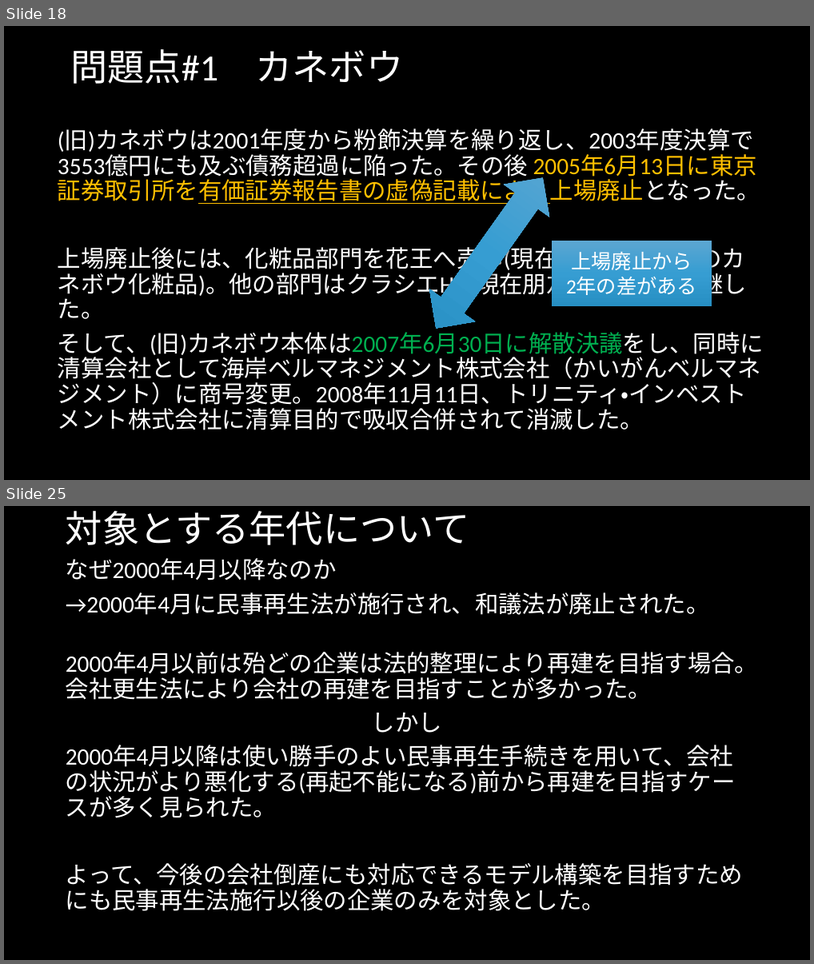
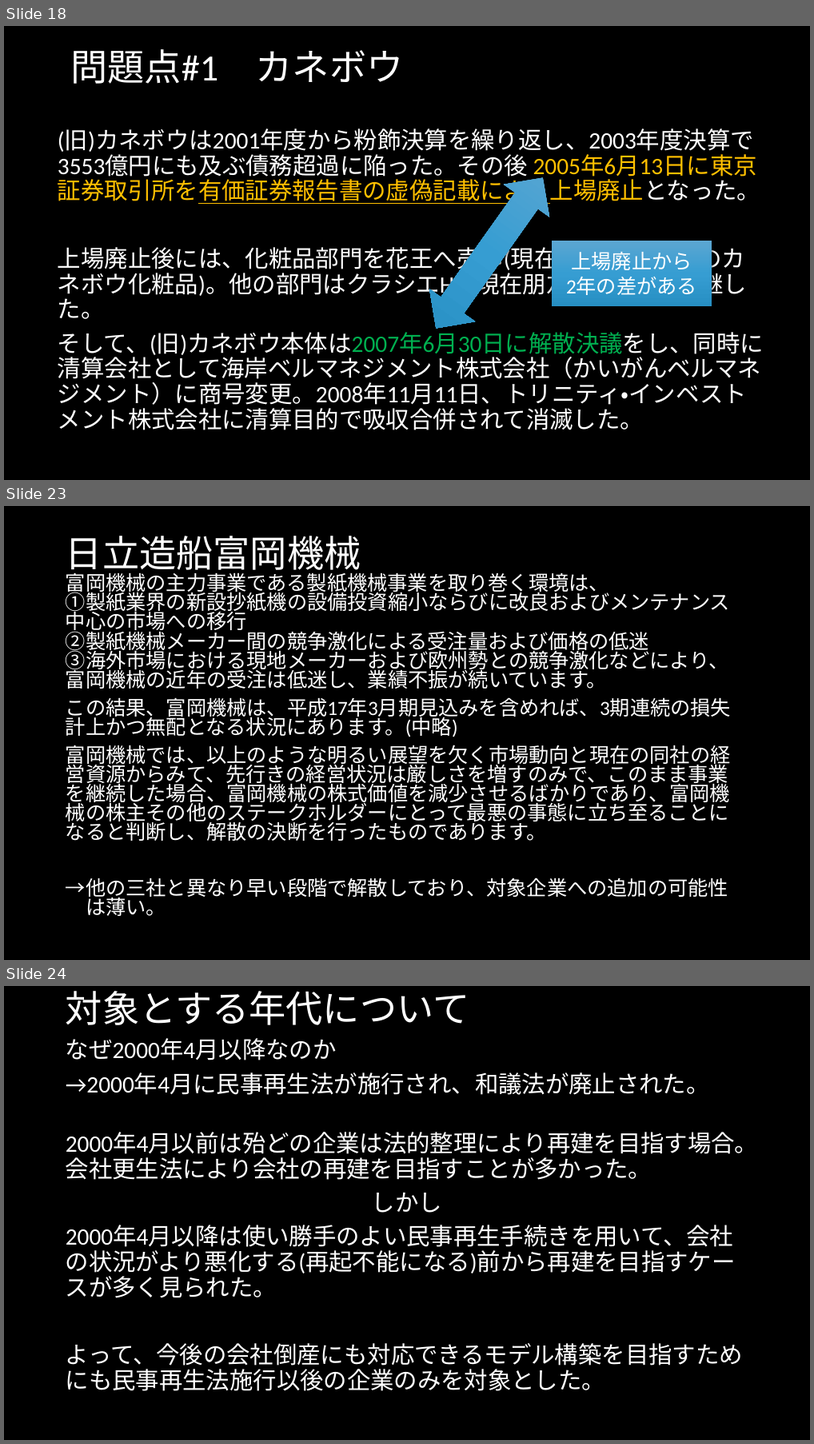
Before and after one commit to MAGA-Phantom/OperationSotsuron, a slide deck: 倒産の研究(仮).pptx. Shown one above the other, each under a label of ours: slides 18 and 25 before the commit, slides 18, 23 and 24 after it; the slides between them are not shown. The pictures are 814x964 and 814x1444 pixels, drawn with LibreOffice and Linux fonts; fonts in the diff are those of the drawing. Boxes give left, top, right and bottom in pixels: in the first picture for what was removed or moved away, otherwise in the second. Text is boxed around its words. In the diff, an @@ line names an element or a change of style, - is before the commit and + after.

```diff
--- a/倒産の研究(仮).pptx
+++ b/倒産の研究(仮).pptx
@@ slide 23 added at (4,506,810,960), background #000000 @@
@@ title added at (66,536,362,576), 44 pt, text #FFFFFF @@
+日立造船富岡機械
@@ text added at (66,569,731,916), 24 pt, text #FFFFFF @@
+富岡機械の主力事業である製紙機械事業を取り巻く環境は、
+①製紙業界の新設抄紙機の設備投資縮小ならびに改良およびメンテナンス中心の市場への移行
+②製紙機械メーカー間の競争激化による受注量および価格の低迷
+③海外市場における現地メーカーおよび欧州勢との競争激化などにより、富岡機械の近年の受注は低迷し、業績不振が続いています。
+この結果、富岡機械は、平成17年3月期見込みを含めれば、3期連続の損失計上かつ無配となる状況にあります。(中略)
+富岡機械では、以上のような明るい展望を欠く市場動向と現在の同社の経営資源からみて、先行きの経営状況は厳しさを増すのみで、このまま事業を継続した場合、富岡機械の株式価値を減少させるばかりであり、富岡機械の株主その他のステークホルダーにとって最悪の事態に立ち至ることになると判断し、解散の決断を行ったものであります。
+→他の三社と異なり早い段階で解散しており、対象企業への追加の可能性
+は薄い。
@@ what was slide 25 is now slide 24 @@
```
Also in this commit, not shown: 4 slides changed, 3 other slides added, 3 slides removed, 2 other files.
